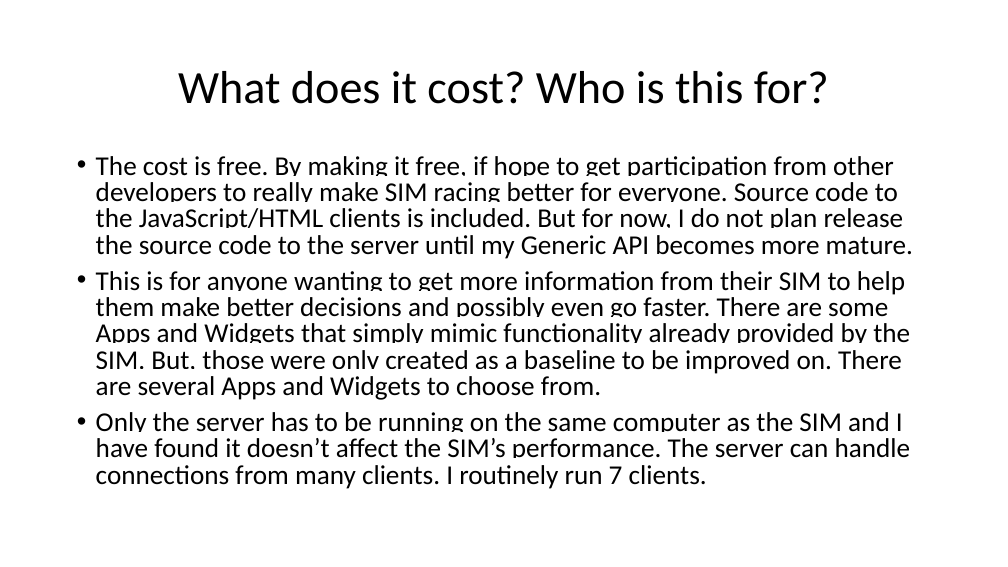
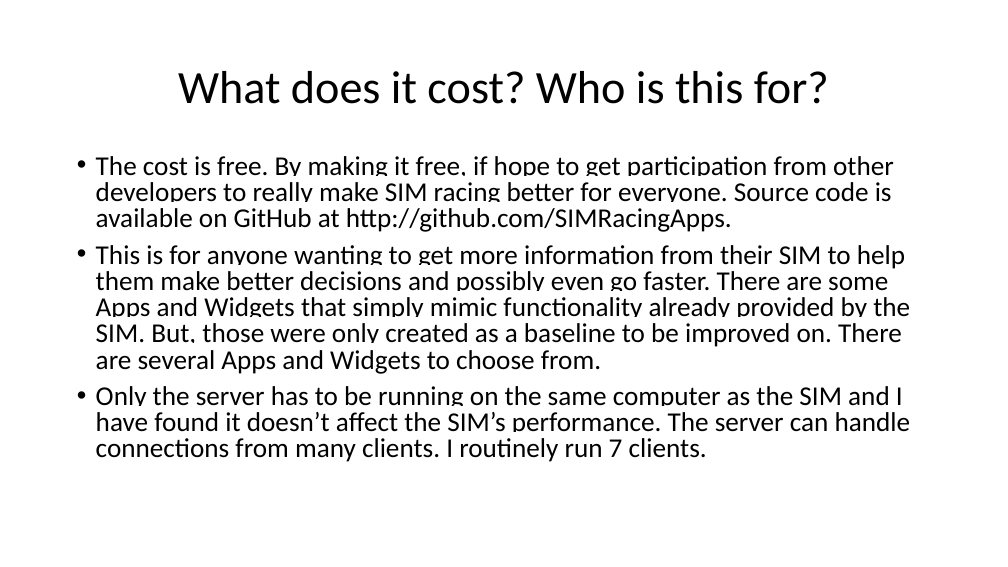
Before and after one commit to SIMRacingApps/SIMRacingApps.github.io, a slide deck: slide 2 of docs/documentation/SIMRacingApps - Quick Start Guide/SIMRacingApps - Quick Start Guide.odp. Drawn at 1008x567 pixels with LibreOffice and Linux fonts; fonts in the diff are those of the drawing. Boxes give left, top, right and bottom in pixels: in the first picture for what was removed or moved away, otherwise in the second. Text is boxed around its words. In the diff, an @@ line names an element or a change of style, - is before the commit and + after.

```diff
--- a/docs/documentation/SIMRacingApps - Quick Start Guide/SIMRacingApps - Quick Start Guide.odp
+++ b/docs/documentation/SIMRacingApps - Quick Start Guide/SIMRacingApps - Quick Start Guide.odp
@@ text at bbox=[96, 156, 894, 232]: text changed @@
-• The cost is free. By making it free, if hope to get participation from other developers to really make SIM racing better for everyone. Source code to the JavaScript/HTML clients is included. But for now, I do not plan release the source code to the server until my Generic API becomes more mature.
+• The cost is free. By making it free, if hope to get participation from other developers to really make SIM racing better for everyone. Source code is available on GitHub at http://github.com/SIMRacingApps.
```
Also in this commit, not shown: 4 other slides changed, 42 other files.
